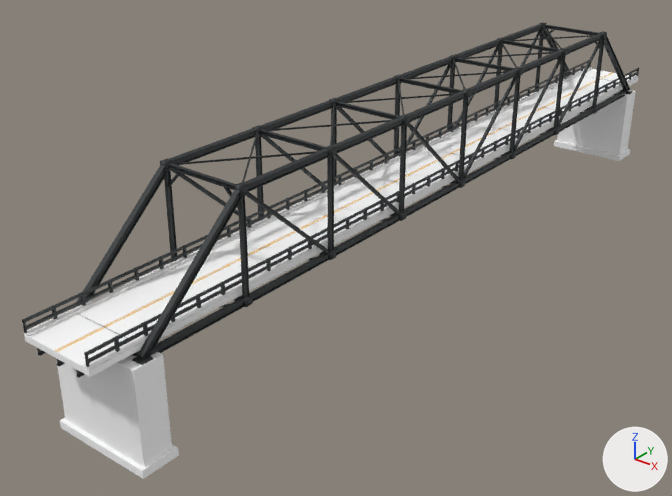
The FBX model assets/CoastalBridgeTool/steel-through-truss-88/bridge-lod0.fbx as it was, and as the next commit left it.
Before and after are seen from a 50 mm camera at (47.0, -73.3, 32.8) aimed at (-5.0, -8.2, -7.5). The axes (+X, +Y, +Z) are drawn at lower right. The lights are the same throughout. The first picture is the older version. Where no turn or scale is listed for an object, it has been applied to the vertices.

The scene before the commit, as lines of its bpy script (objects in view):
```python
ob_bridgedetails_lod0_001 = bpy.data.objects.new('BridgeDetails_LOD0.001', me_bridgedetails_lod0_001_triangles_triangles)
ob_bridgedetails_lod0_001.location = (0.0, 0.0, 0.0)
ob_bridgeparapets_lod0_001 = bpy.data.objects.new('BridgeParapets_LOD0.001', me_bridgeparapets_lod0_001_triangles_triangles)
ob_bridgeparapets_lod0_001.location = (0.0, 0.0, 0.0)
ob_bridgestructure_lod0_001 = bpy.data.objects.new('BridgeStructure_LOD0.001', me_bridgestructure_lod0_001_triangles_triangles)
ob_bridgestructure_lod0_001.location = (0.0, 0.0, 0.0)
ob_bridgesupports_lod0_001 = bpy.data.objects.new('BridgeSupports_LOD0.001', me_bridgesupports_lod0_001_triangles_triangles)
ob_bridgesupports_lod0_001.location = (0.0, 0.0, 0.0)
# also in view: 'BridgeDeck_LOD0.001' at (0.0, 0.0, -0.2); 'BridgeRoadPaint_LOD0.001' at (0.0, 0.0, 0.0)
```
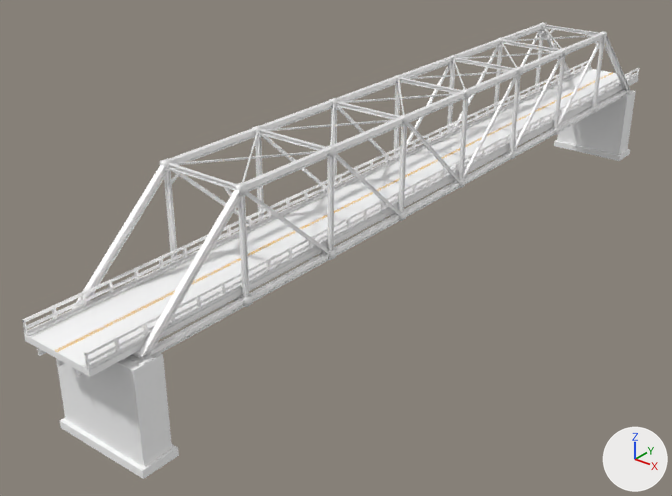
The change, as a diff of the scene's bpy script:
```diff
--- a/assets/CoastalBridgeTool/steel-through-truss-88/bridge-lod0.fbx.py
+++ b/assets/CoastalBridgeTool/steel-through-truss-88/bridge-lod0.fbx.py
@@ img_metal_normal_png @@
+img_metal_normal_png = load_image('metal-normal.png', 'textures/metal-normal.png', 1024, 1024, 'Non-Color')
@@ mat_bridgemetal @@
 n0 = _N.new('ShaderNodeBsdfPrincipled'); n0.name = 'Principled BSDF'
-n0.inputs[0].default_value = (0.055, 0.061, 0.063, 1.0)  # 'Base Color', dark grey #424647
-n0.inputs[1].default_value = 0.7  # 'Metallic'
-n0.inputs[2].default_value = 0.62  # 'Roughness'
+n0.inputs[0].default_value = (1.0, 1.0, 1.0, 1.0)  # 'Base Color', white #ffffff
+n0.inputs[1].default_value = 0.62  # 'Metallic'
+n0.inputs[2].default_value = 0.69  # 'Roughness'
 n1 = _N.new('ShaderNodeOutputMaterial'); n1.name = 'Material Output'
+n2 = _N.new('ShaderNodeTexImage'); n2.name = 'Image Texture'
+n2.image = img_metal_normal_png
+n3 = _N.new('ShaderNodeNormalMap'); n3.name = 'Normal Map'
 _L.new(n0.outputs[0], n1.inputs[0])  # 'BSDF' to 'Surface'
+_L.new(n2.outputs[0], n3.inputs[1])  # 'Color' to 'Color'
+_L.new(n3.outputs[0], n0.inputs[5])  # 'Normal' to 'Normal'
```

Pixel boxes [x1, y1, x2, y2] of what changed, in the pictures (672 x 496 px):
'BridgeStructure_LOD0.001', surface changed
    both: [37, 24, 630, 378]
'BridgeParapets_LOD0.001', surface changed
    both: [22, 60, 639, 367]
'BridgeDetails_LOD0.001', surface changed
    both: [24, 22, 633, 365]
